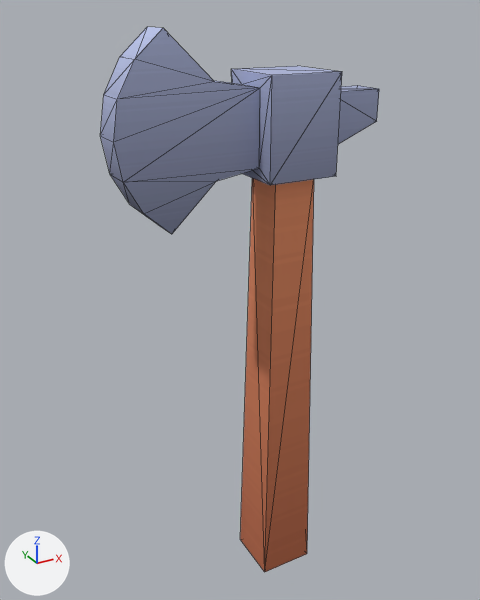
The glTF model Assets/UnityEve/Art/Models/survival/tool-axe.glb as it was, and as the next commit left it.
One viewpoint serves both versions: a 50 mm lens placed at (-0.146, -0.23, 0.262), pointed at (-0.016, 0.008, 0.143). The lights are fixed; the arrows at lower left show +X, +Y and +Z. The older version comes first. Mesh edges are drawn as thin lines. Vertices at exactly the same position are counted once.

Names of what the first picture shows: 'tool-axe'.
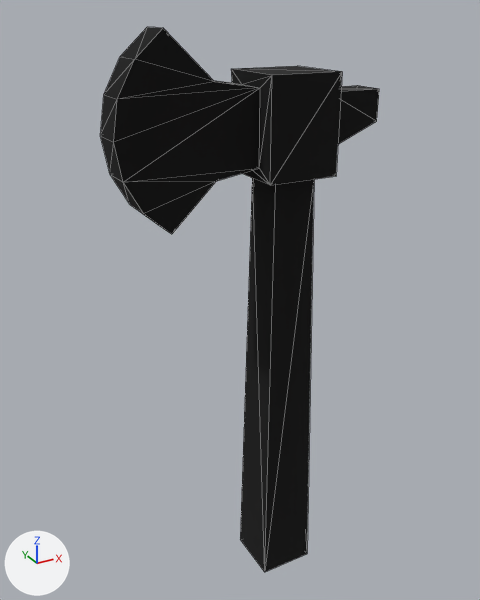
Changed parts and their boxes [x1, y1, x2, y2] in the pictures (480 x 600 px):
part 1 of me_tool_axe, surface changed (darker)
    both: [100, 27, 379, 572]

The change, as a list of edits to the scene's bpy script:
```text
Change me_tool_axe:
    where me_tool_axe.from_pydata(...)  # 46 vertices, 84 faces; spans x -0.073..0.041, y -0.015..0.015, z 0.0..0.256
    used by ob_tool_axe; location = (0.0, 0.0, 0.0)
    me_tool_axe part 1: 84 kept faces spanning x -0.073..0.041, y -0.015..0.015, z 0.0..0.256 get new texture (UV) coordinates
```
